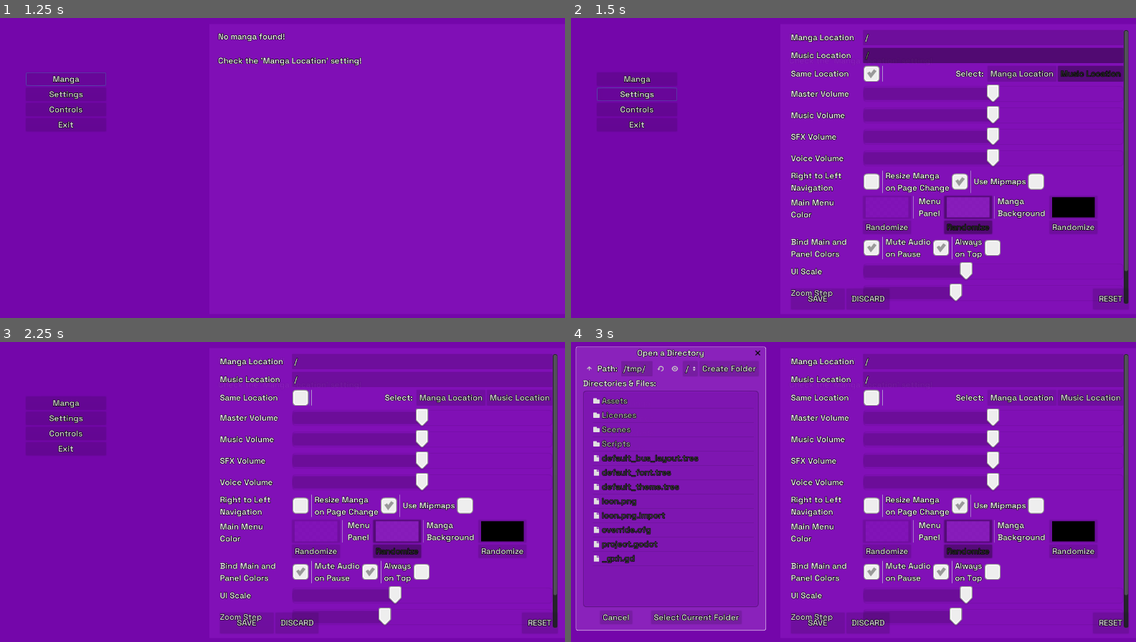
Above: before the commit, frames 1-4 (two rows, left to right).
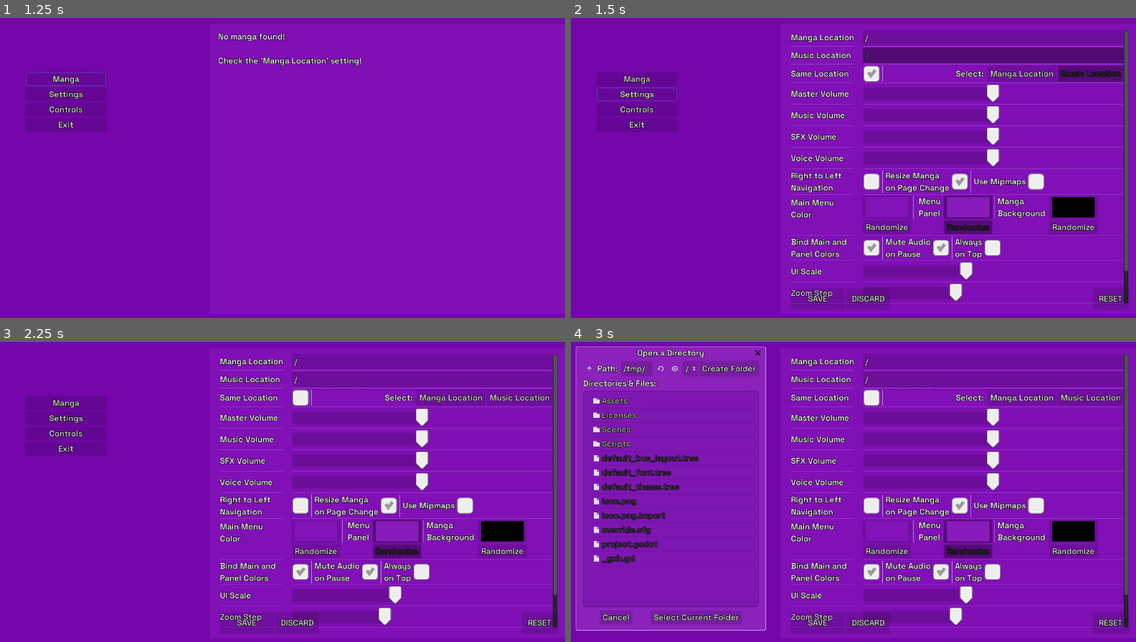
Above: after the commit, the same moments.

Repository: MrPoblin/Sound-Manga-Reader-Godot
Game: Godot game, scene res://Scenes/UI/Main.tscn
Two runs of this game, one before a commit and one after it. Both use one fixed random seed, a clock stepped at 60 frames per second and the inputs below. The engine's default icon, where the game draws it, is replaced by a stand-in: a white triangle on a blue panel in a dark square.
Inputs (mouse positions are in pixels of both pictures, inside the frame that each line leads up to):
- Up to frame 1 (1.25 s): click "Manga" at 0.5 s
- Up to frame 2 (1.5 s): click "Settings" at 1.25 s
- Up to frame 3 (2.25 s): click (299, 399) at 2 s
- Up to frame 4 (3 s): click "Manga Location" at 2.75 s

Frame 1 is identical in both runs. In frame 2, 1.6% of the frame differs, in the area x 38-98%, y 9-96%; in frame 3, 1.6%; in frame 4, 1.6%.

Commit message:
Enabled separation of settings

Diff:
--- a/Scenes/UI/Settings.tscn
+++ b/Scenes/UI/Settings.tscn
@@ -38,9 +38,9 @@
 
 [node name="SettingGrid" type="GridContainer" parent="set/SettingScroll"]
 margin_right = 1216.77
-margin_bottom = 408.0
+margin_bottom = 343.0
 size_flags_horizontal = 3
-custom_constants/vseparation = 6
+custom_constants/vseparation = 1
 custom_constants/hseparation = 20
 columns = 2
 script = ExtResource( 2 )
@@ -59,30 +59,30 @@
 size_flags_horizontal = 3
 
 [node name="l_storage_music" type="Label" parent="set/SettingScroll/SettingGrid"]
-margin_top = 35.0
-margin_right = 99.0
-margin_bottom = 49.0
+margin_top = 30.0
+margin_right = 99.0
+margin_bottom = 44.0
 text = "Music Location"
 
 [node name="le_storage_music" type="LineEdit" parent="set/SettingScroll/SettingGrid"]
 unique_name_in_owner = true
 margin_left = 119.0
-margin_top = 30.0
-margin_right = 1216.0
-margin_bottom = 54.0
+margin_top = 25.0
+margin_right = 1216.0
+margin_bottom = 49.0
 size_flags_horizontal = 3
 
 [node name="l_isSame" type="Label" parent="set/SettingScroll/SettingGrid"]
-margin_top = 65.0
-margin_right = 99.0
-margin_bottom = 79.0
+margin_top = 55.0
+margin_right = 99.0
+margin_bottom = 69.0
 text = "Same Location"
 
 [node name="LocationGrid" type="GridContainer" parent="set/SettingScroll/SettingGrid"]
 margin_left = 119.0
-margin_top = 60.0
-margin_right = 1216.0
-margin_bottom = 84.0
+margin_top = 50.0
+margin_right = 1216.0
+margin_bottom = 74.0
 rect_clip_content = true
 columns = 5
 
@@ -119,16 +119,16 @@
 text = "Music Location"
 
 [node name="l_AudioMaster" type="Label" parent="set/SettingScroll/SettingGrid"]
-margin_top = 91.0
-margin_right = 99.0
-margin_bottom = 105.0
+margin_top = 76.0
+margin_right = 99.0
+margin_bottom = 90.0
 text = "Master Volume"
 
 [node name="s_master" type="HSlider" parent="set/SettingScroll/SettingGrid"]
 margin_left = 119.0
-margin_top = 90.0
-margin_right = 1216.0
-margin_bottom = 106.0
+margin_top = 75.0
+margin_right = 1216.0
+margin_bottom = 91.0
 mouse_default_cursor_shape = 10
 size_flags_vertical = 1
 max_value = 1.0
@@ -136,16 +136,16 @@
 ticks_on_borders = true
 
 [node name="l_AudioMusic" type="Label" parent="set/SettingScroll/SettingGrid"]
-margin_top = 113.0
-margin_right = 99.0
-margin_bottom = 127.0
+margin_top = 93.0
+margin_right = 99.0
+margin_bottom = 107.0
 text = "Music Volume"
 
 [node name="s_music" type="HSlider" parent="set/SettingScroll/SettingGrid"]
 margin_left = 119.0
-margin_top = 112.0
-margin_right = 1216.0
-margin_bottom = 128.0
+margin_top = 92.0
+margin_right = 1216.0
+margin_bottom = 108.0
 mouse_default_cursor_shape = 10
 size_flags_vertical = 1
 max_value = 1.0
@@ -153,16 +153,16 @@
 ticks_on_borders = true
 
 [node name="l_AudioSfx" type="Label" parent="set/SettingScroll/SettingGrid"]
-margin_top = 135.0
-margin_right = 99.0
-margin_bottom = 149.0
+margin_top = 110.0
+margin_right = 99.0
+margin_bottom = 124.0
 text = "SFX Volume"
 
 [node name="s_sfx" type="HSlider" parent="set/SettingScroll/SettingGrid"]
 margin_left = 119.0
-margin_top = 134.0
-margin_right = 1216.0
-margin_bottom = 150.0
+margin_top = 109.0
+margin_right = 1216.0
+margin_bottom = 125.0
 mouse_default_cursor_shape = 10
 size_flags_vertical = 1
 max_value = 1.0
@@ -170,16 +170,16 @@
 ticks_on_borders = true
 
 [node name="l_AudioVoice" type="Label" parent="set/SettingScroll/SettingGrid"]
-margin_top = 157.0
-margin_right = 99.0
-margin_bottom = 171.0
+margin_top = 127.0
+margin_right = 99.0
+margin_bottom = 141.0
 text = "Voice Volume"
 
 [node name="s_voice" type="HSlider" parent="set/SettingScroll/SettingGrid"]
 margin_left = 119.0
-margin_top = 156.0
-margin_right = 1216.0
-margin_bottom = 172.0
+margin_top = 126.0
+margin_right = 1216.0
+margin_bottom = 142.0
 mouse_default_cursor_shape = 10
 size_flags_vertical = 1
 max_value = 1.0
@@ -187,17 +187,17 @@
 ticks_on_borders = true
 
 [node name="l_swap_lr" type="Label" parent="set/SettingScroll/SettingGrid"]
-margin_top = 178.0
-margin_right = 99.0
-margin_bottom = 209.0
+margin_top = 143.0
+margin_right = 99.0
+margin_bottom = 174.0
 text = "Right to Left
 Navigation"
 
 [node name="OtherGrid" type="GridContainer" parent="set/SettingScroll/SettingGrid"]
 margin_left = 119.0
-margin_top = 178.0
-margin_right = 1216.0
-margin_bottom = 209.0
+margin_top = 143.0
+margin_right = 1216.0
+margin_bottom = 174.0
 columns = 7
 
 [node name="c_swap_lr" type="CheckBox" parent="set/SettingScroll/SettingGrid/OtherGrid"]
@@ -244,18 +244,18 @@
 mouse_default_cursor_shape = 2
 
 [node name="l_color_main" type="Label" parent="set/SettingScroll/SettingGrid"]
-margin_top = 218.0
-margin_right = 99.0
-margin_bottom = 266.0
+margin_top = 178.0
+margin_right = 99.0
+margin_bottom = 226.0
 text = "Main Menu
 Color
 "
 
 [node name="ColorGrid" type="GridContainer" parent="set/SettingScroll/SettingGrid"]
 margin_left = 119.0
-margin_top = 215.0
-margin_right = 1216.0
-margin_bottom = 270.0
+margin_top = 175.0
+margin_right = 1216.0
+margin_bottom = 230.0
 columns = 7
 script = ExtResource( 7 )
 
@@ -351,17 +351,17 @@
 text = "Randomize"
 
 [node name="l_color_bind" type="Label" parent="set/SettingScroll/SettingGrid"]
-margin_top = 276.0
-margin_right = 99.0
-margin_bottom = 307.0
+margin_top = 231.0
+margin_right = 99.0
+margin_bottom = 262.0
 text = "Bind Main and
 Panel Colors"
 
 [node name="OtherGrid3" type="GridContainer" parent="set/SettingScroll/SettingGrid"]
 margin_left = 119.0
-margin_top = 276.0
-margin_right = 1216.0
-margin_bottom = 307.0
+margin_top = 231.0
+margin_right = 1216.0
+margin_bottom = 262.0
 columns = 7
 
 [node name="c_bind_col" type="CheckBox" parent="set/SettingScroll/SettingGrid/OtherGrid3"]
@@ -406,16 +406,16 @@
 mouse_default_cursor_shape = 2
 
 [node name="l_ui_scale" type="Label" parent="set/SettingScroll/SettingGrid"]
-margin_top = 314.0
-margin_right = 99.0
-margin_bottom = 328.0
+margin_top = 264.0
+margin_right = 99.0
+margin_bottom = 278.0
 text = "UI Scale"
 
 [node name="s_ui_scale" type="HSlider" parent="set/SettingScroll/SettingGrid"]
 margin_left = 119.0
-margin_top = 313.0
-margin_right = 1216.0
-margin_bottom = 329.0
+margin_top = 263.0
+margin_right = 1216.0
+margin_bottom = 279.0
 mouse_default_cursor_shape = 10
 size_flags_vertical = 1
 min_value = 25.0
@@ -424,16 +424,16 @@
 exp_edit = true
 
 [node name="l_zoom" type="Label" parent="set/SettingScroll/SettingGrid"]
-margin_top = 336.0
-margin_right = 99.0
-margin_bottom = 350.0
+margin_top = 281.0
+margin_right = 99.0
+margin_bottom = 295.0
 text = "Zoom Step"
 
 [node name="s_zoom" type="HSlider" parent="set/SettingScroll/SettingGrid"]
 margin_left = 119.0
-margin_top = 335.0
-margin_right = 1216.0
-margin_bottom = 351.0
+margin_top = 280.0
+margin_right = 1216.0
+margin_bottom = 296.0
 mouse_default_cursor_shape = 10
 size_flags_vertical = 1
 min_value = 1.0
@@ -442,17 +442,17 @@
 value = 1.0
 
 [node name="l_scheme" type="Label" parent="set/SettingScroll/SettingGrid"]
-margin_top = 357.0
-margin_right = 99.0
-margin_bottom = 388.0
+margin_top = 297.0
+margin_right = 99.0
+margin_bottom = 328.0
 text = "Mouse Control
 Scheme"
 
 [node name="OtherGrid4" type="GridContainer" parent="set/SettingScroll/SettingGrid"]
 margin_left = 119.0
-margin_top = 357.0
-margin_right = 1216.0
-margin_bottom = 388.0
+margin_top = 297.0
+margin_right = 1216.0
+margin_bottom = 328.0
 size_flags_horizontal = 3
 size_flags_vertical = 3
 columns = 5
@@ -489,9 +489,9 @@
 suffix = "ms"
 
 [node name="space" type="Label" parent="set/SettingScroll/SettingGrid"]
-margin_top = 394.0
-margin_right = 99.0
-margin_bottom = 408.0
+margin_top = 329.0
+margin_right = 99.0
+margin_bottom = 343.0
 text = "    "
 
 [node name="SettEndGrid" type="GridContainer" parent="set"]
--- a/Scripts/Config.gd
+++ b/Scripts/Config.gd
@@ -14,7 +14,7 @@
 	config.set_value("controls", "auto_resize", true)
 	config.set_value("controls", "mute_on_pause", true)
 	config.set_value("controls", "zoom_step", 1.35)
-	config.set_value("controls", "long_click", 0.18)
+	config.set_value("controls", "long_click", 0.17)
 	config.set_value("controls", "mipmaps", false)
 	config.set_value("controls", "mouseScheme", 0)
 	config.set_value("controls", "onTop", false)
--- a/Scripts/Reader/Reader.gd
+++ b/Scripts/Reader/Reader.gd
@@ -11,7 +11,7 @@
 onready var prevBgm
 onready var prevSfx
 onready var autoResize:bool = Config.config.get_value("controls", "auto_resize")
-onready var longClick:float = Config.config.get_value("controls", "long_click")
+onready var longClick:float = Config.config.get_value("controls", "long_click", 0.17)
 onready var mouseScheme:int = Config.config.get_value("controls", "mouseScheme", 0)
 var mousePos:Vector2
 var signal_received:bool = false
--- a/Scripts/UI/SettingGrid.gd
+++ b/Scripts/UI/SettingGrid.gd
@@ -3,7 +3,7 @@
 
 func _ready():
 	update_values()
-#	separate()
+	separate()
 
 
 func update_values():
--- a/default_theme.tres
+++ b/default_theme.tres
@@ -154,7 +154,7 @@
 margin_right = 3.0
 margin_top = 3.0
 margin_bottom = 3.0
-modulate_color = Color( 1, 1, 1, 0.392157 )
+modulate_color = Color( 1, 1, 1, 0.352941 )
 
 [sub_resource type="Image" id=126]
 data = {
